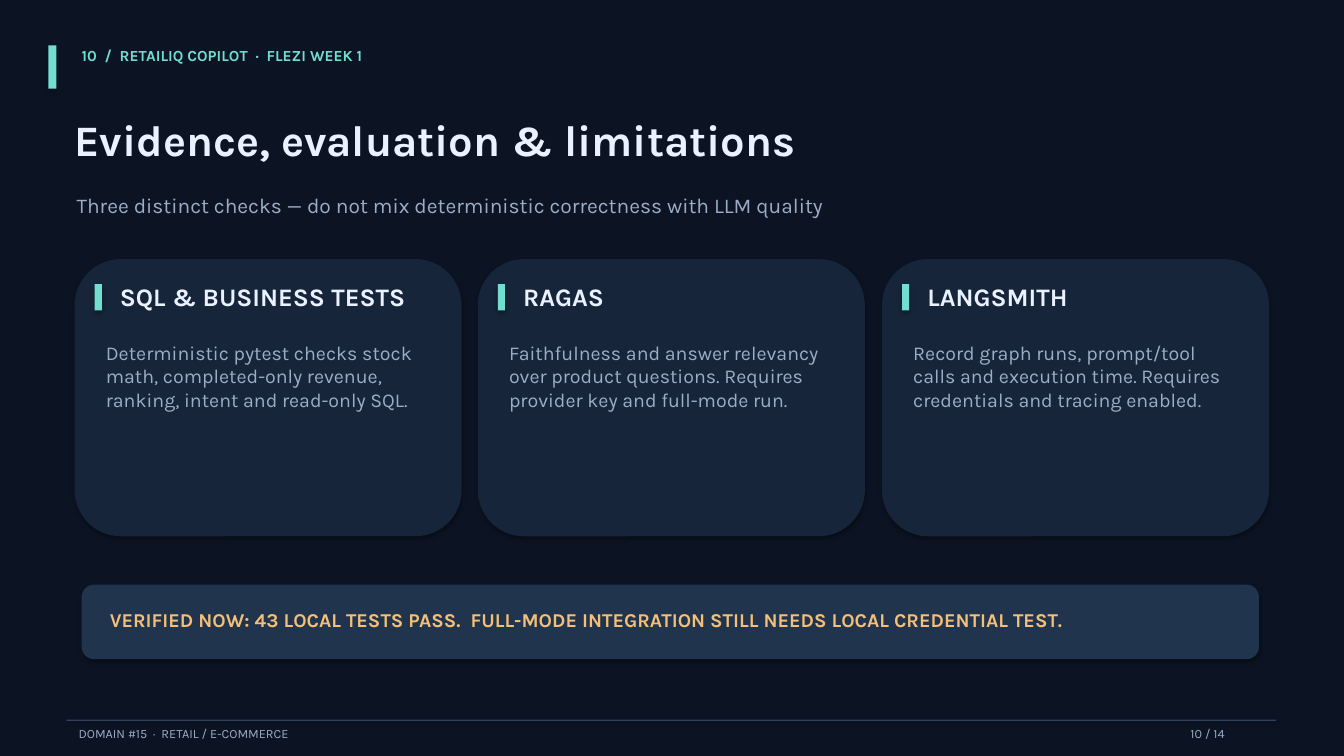
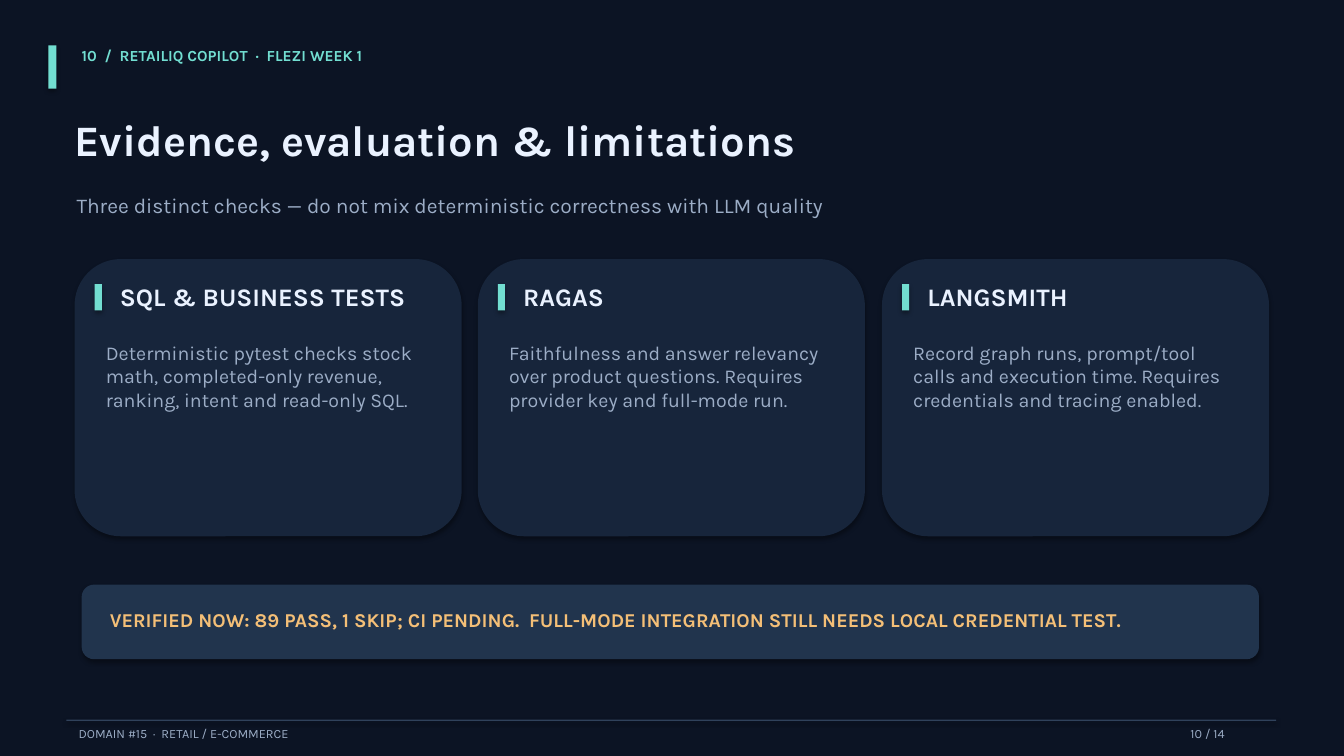
Before and after one commit to hungtvb/retailIQ, a slide deck: slide 10 of docs/slides/RetailIQ_Flezi_Week1_Checklist_Aligned.pptx. Drawn at 1344x756 pixels with LibreOffice and Linux fonts; fonts in the diff are those of the drawing. Boxes give left, top, right and bottom in pixels: in the first picture for what was removed or moved away, otherwise in the second. Text is boxed around its words. In the diff, an @@ line names an element or a change of style, - is before the commit and + after.

```diff
--- a/docs/slides/RetailIQ_Flezi_Week1_Checklist_Aligned.pptx
+++ b/docs/slides/RetailIQ_Flezi_Week1_Checklist_Aligned.pptx
@@ text at (110,614,1121,630): text changed @@
-VERIFIED NOW: 43 LOCAL TESTS PASS. FULL-MODE INTEGRATION STILL NEEDS LOCAL CREDENTIAL TEST.
+VERIFIED NOW: 89 PASS, 1 SKIP; CI PENDING. FULL-MODE INTEGRATION STILL NEEDS LOCAL CREDENTIAL TEST.
```
Also in this commit, not shown: 2 other slides changed, 4 other files.
